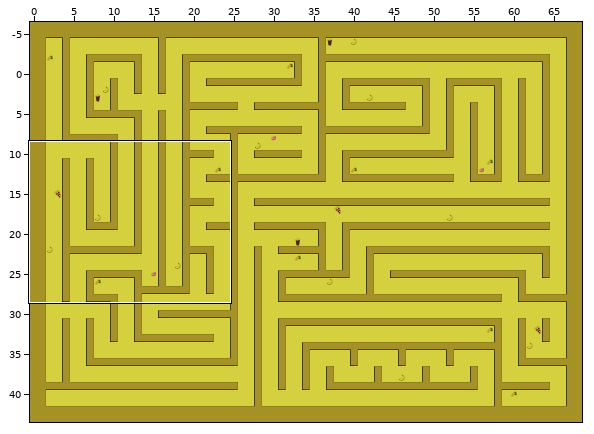
An edit to a level. Tiled map, android/assets/tilemaps/kairo/maze.tmx. The picture above shows the old version from afar; the outline marks the close-up.
Close-up. Old version:
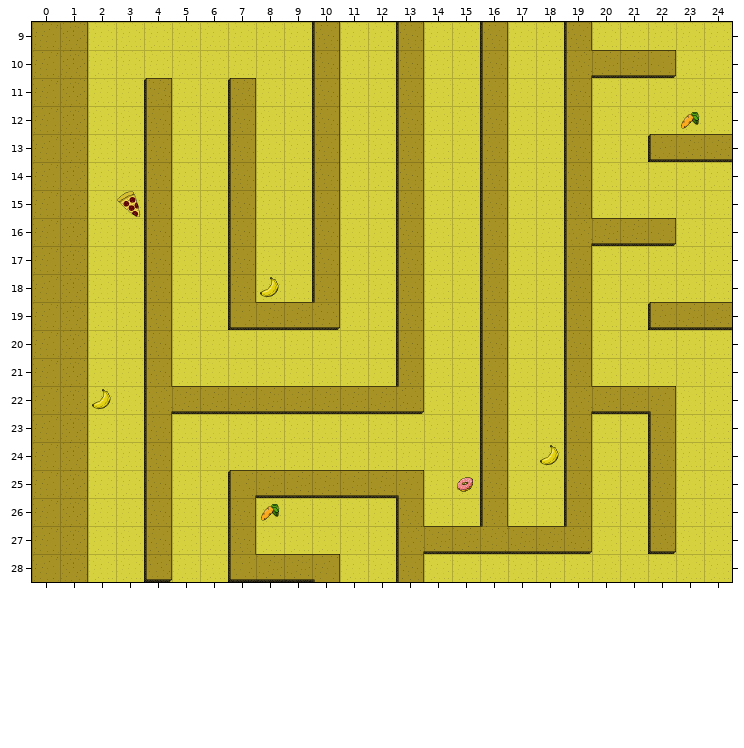
Cells are 64x64 px. Shown: x 0..24, y 9..28. The commit also changed other parts of the map, which this record leaves out. The old version is drawn lined up with the new one.
New version:
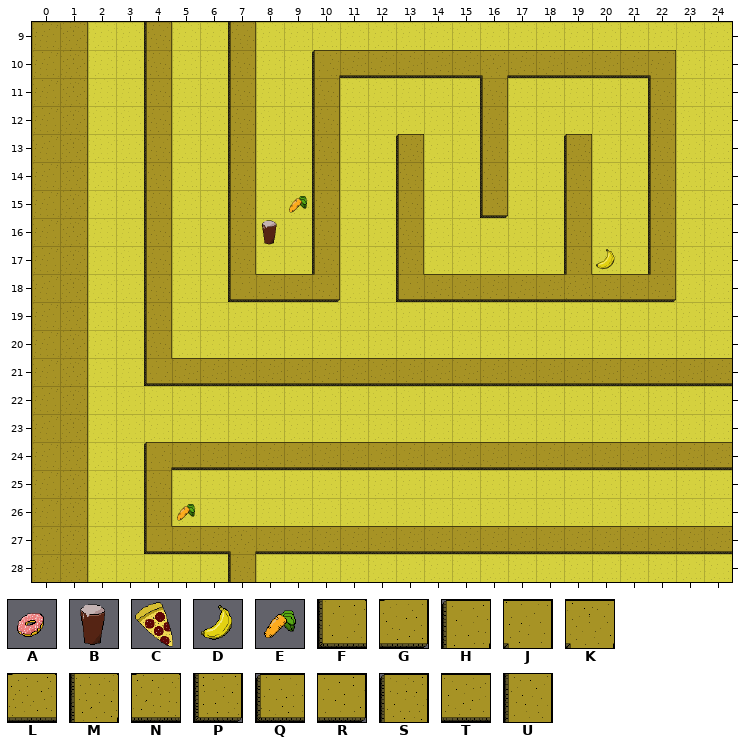
Key: from "bad_objects": A 2, B 3, C 4; from "good_objects": D 0, E 1; from "kairo": F 0, G 2, H 3, J 5, K 9, L 10, M 11, N 11 flipped on the other diagonal, P 12, Q 13, R 14, S 15, T 23, U 23 turned 90.
_ is an empty cell.
The edit:
map size 69x50 -> 66x44 cells (old content now starts at 0,-6; both pictures use the new coordinates)
Layer "wall_tiles":
Tile U becomes tile F in row 18 at x 7 and 13; in row 21 at x 4; in row 27 at x 4.
Tile U becomes tile G in row 18 at x 10.
The author put tile G in row 18 at x 22.
Tile U becomes tile H in row 10 at x 10; in row 24 at x 4.
Tile R becomes tile J in row 10 at x 22.
Tile U becomes tile K in row 10 at x 16; in row 27 at x 7.
Tile U becomes tile L in row 18 at x 19.
Tile U becomes tile P in row 15 at x 16.
Tile U becomes tile S in row 13 at x 13 and 19.
Tile G becomes tile T in row 27 at x 19.
Tile M becomes tile T in row 10 at x 19; in row 27 at x 13.
Tile N becomes tile T in row 27 at x 16.
Tile P becomes tile T in row 27 at x 22.
Tile U becomes tile T in row 10 at x 13; in row 18 at x 16; in row 21 at x 13, 16 and 19; in row 24 at x 16, 19 and 22.
The author put tile T in row 10 at x 11 to 12, 14 to 15 and 17 to 18; in row 18 at x 8 to 9, 14 to 15, 17 to 18 and 20 to 21; in row 21 at x 5 to 12, 14 to 15, 17 to 18 and 20 to 24; in row 24 at x 5 to 15, 17 to 18, 20 to 21 and 23 to 24; in row 27 at x 5 to 6, 8 to 12, 20 to 21 and 23 to 24.
Tile F becomes tile U in row 28 at x 7.
Tile M becomes tile U in row 16 at x 19.
Tile Q becomes tile U in row 13 at x 22.
Tile R becomes tile U in row 16 at x 22.
Tile S becomes tile U in row 11 at x 4 and 7.
The author put tile U in rows 9 to 10 at x 4 and 7; in rows 11 to 12 at x 22; in rows 14 to 15 at x 22; in row 17 at x 22.
The author cleared tile F in row 19 at x 7.
The author cleared tile G in row 19 at x 10; in row 22 at x 13.
The author cleared tile H in row 25 at x 7.
The author cleared tile J in row 22 at x 22; in row 25 at x 13; in row 28 at x 10.
The author cleared tile M in row 22 at x 4 and 19.
The author cleared tile P in row 28 at x 4.
The author cleared tile Q in row 19 at x 22.
The author cleared tile T in row 13 at x 23 to 24; in row 16 at x 20 to 21; in row 19 at x 8 to 9 and 23 to 24; in row 22 at x 5 to 12 and 20 to 21; in row 25 at x 8 to 12; in row 28 at x 8 to 9.
The author cleared tile U in row 9 at x 10, 13, 16 and 19; in rows 11 to 12 at x 13 and 19; in rows 16 to 17 at x 16; in rows 19 to 20 at x 13, 16 and 19; in row 22 at x 16; in row 23 at x 4, 16, 19 and 22.
The author cleared tile U in row 25 at x 16, 19 and 22; in row 26 at x 7, 13, 16, 19 and 22; in row 28 at x 13.
Layer "bad_tiles":
The author put tile B in row 16 at x 8.
The author cleared tile A in row 25 at x 15.
The author cleared tile C in row 15 at x 3.
Layer "good_tiles":
The author put tile D in row 17 at x 20.
The author put tile E in row 15 at x 9; in row 26 at x 5.
The author cleared tile D in row 18 at x 8; in row 22 at x 2; in row 24 at x 18.
The author cleared tile E in row 12 at x 23; in row 26 at x 8.
Boxes around the changes in both close-ups, in picture pixels (x1, y1, x2, y2):
changed: (144, 22, 732, 582)
removed: (117, 191, 140, 217)
removed: (92, 389, 111, 409)
